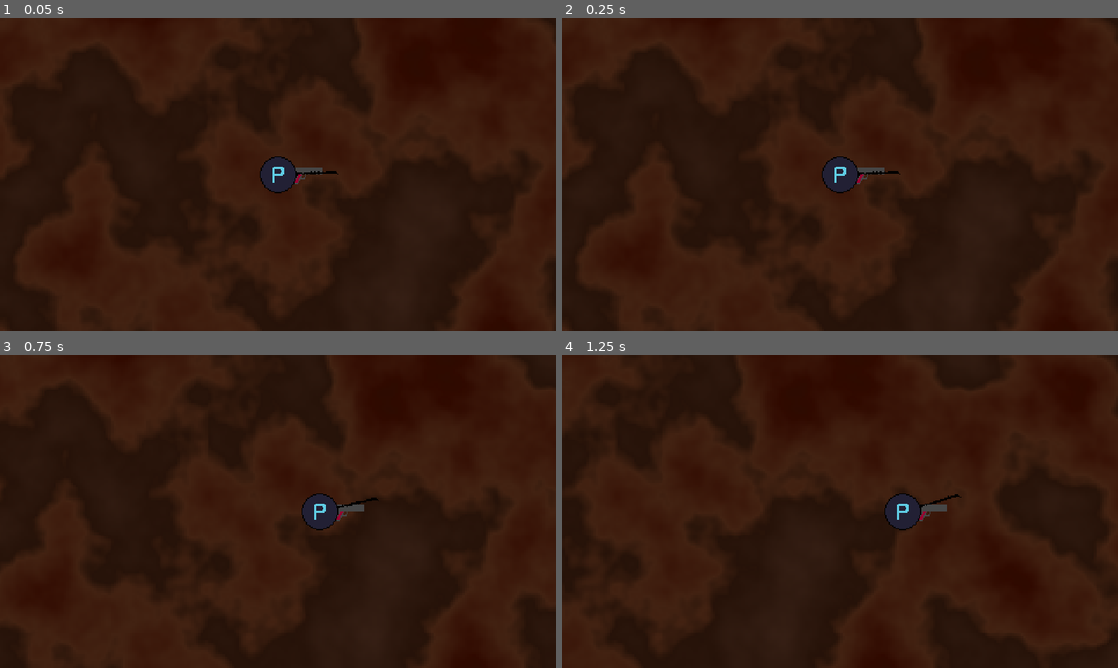
Above: before the commit, frames 1-4 (two rows, left to right).
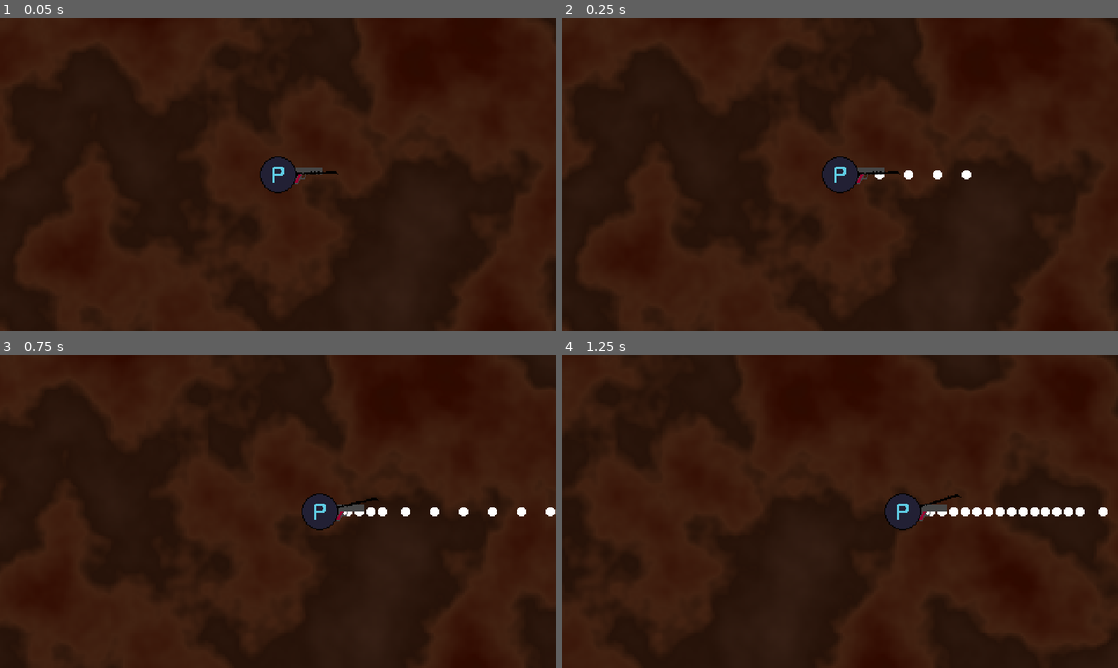
Above: after the commit, the same moments.

Repository: BaldurThor/CGDD
Game: Godot game, scene res://scenes/player.tscn
Two runs of this game, one before a commit and one after it. Both use one fixed random seed, a clock stepped at 60 frames per second and the inputs below. This scene is started directly instead of the project's main scene.
Inputs (mouse positions are in pixels of both pictures, inside the frame that each line leads up to):
- Up to frame 1 (0.05 s): no input
- Up to frame 2 (0.25 s): no input
- Up to frame 3 (0.75 s): tap Enter at 0.5 s; move the mouse to (400, 495) at 0.52 s; hold D (move_right) from 0.53 s (still down)
- Up to frame 4 (1.25 s): keep holding D (move_right)

Frame 1 is identical in both runs. In frame 2, 0.1% of the frame differs, in the area x 56-74%, y 48-52%; in frame 3, 0.4%; in frame 4, 0.6%, in the area x 65-99%, y 48-52%.
Error in both runs: Cannot call method 'get_children' on a null value. (res://scripts/gun_rotation.gd:7)

Commit message:
fix merge conflicts

Diff:
--- a/scenes/bullet.tscn
+++ b/scenes/bullet.tscn
@@ -1,6 +1,6 @@
 [gd_scene load_steps=4 format=3 uid="uid://cjic0x74o4im1"]
 
-[ext_resource type="Script" path="res://scenes/bullet.gd" id="1_y564o"]
+[ext_resource type="Script" path="res://scripts/bullet.gd" id="1_y564o"]
 [ext_resource type="Texture2D" uid="uid://dwrp7cq6ff34o" path="res://assets/bullet.png" id="2_u74nm"]
 
 [sub_resource type="CircleShape2D" id="CircleShape2D_5n58v"]
--- a/scenes/main.tscn
+++ b/scenes/main.tscn
@@ -3,45 +3,11 @@
 [ext_resource type="PackedScene" uid="uid://4772b5hdnvou" path="res://scenes/player.tscn" id="1_v7f6l"]
 [ext_resource type="PackedScene" uid="uid://xw5n4dxry31f" path="res://scenes/enemy.tscn" id="2_wwxhn"]
 [ext_resource type="Script" path="res://scripts/enemy_type.gd" id="3_uj6jn"]
-[ext_resource type="Script" path="res://scenes/gun.gd" id="4_bymit"]
-[ext_resource type="Script" path="res://scenes/node_2d.gd" id="5_5oc2f"]
-[ext_resource type="Script" path="res://scripts/gun_rotation.gd" id="5_b72s8"]
-[ext_resource type="Texture2D" uid="uid://cfyf3iuyo4vwe" path="res://assets/rod_placeholder.png" id="6_d8vb6"]
-[ext_resource type="Texture2D" uid="uid://2kw1cwck5jkk" path="res://assets/gun_placeholder.png" id="6_yrbko"]
 [ext_resource type="Script" path="res://scripts/enemies.gd" id="7_xjop3"]
 
 [node name="Main" type="Node2D"]
 
 [node name="Player" parent="." instance=ExtResource("1_v7f6l")]
-
-[node name="SpawnPath" type="Path2D" parent="Player"]
-curve = SubResource("Curve2D_hs0sl")
-
-[node name="SpawnLocation" type="PathFollow2D" parent="Player/SpawnPath"]
-position = Vector2(-286, -200)
-rotation = -0.00343052
-
-[node name="GunSwivel" type="Node2D" parent="Player"]
-script = ExtResource("5_b72s8")
-
-[node name="Gun" type="Node2D" parent="Player/GunSwivel"]
-position = Vector2(26, 0)
-script = ExtResource("4_bymit")
-
-[node name="Sprite2D" type="Sprite2D" parent="Player/GunSwivel/Gun"]
-texture = ExtResource("6_yrbko")
-
-[node name="AttackTimer" type="Timer" parent="Player/GunSwivel/Gun"]
-
-[node name="RodSwivel" type="Node2D" parent="Player"]
-script = ExtResource("5_5oc2f")
-
-[node name="Rod" type="Node2D" parent="Player/RodSwivel"]
-position = Vector2(30, 0)
-
-[node name="Sprite2D" type="Sprite2D" parent="Player/RodSwivel/Rod"]
-rotation = 0.785398
-texture = ExtResource("6_d8vb6")
 
 [node name="EnemyTimer" type="Timer" parent="."]
 wait_time = 0.5
--- a/scenes/player.tscn
+++ b/scenes/player.tscn
@@ -1,10 +1,11 @@
-[gd_scene load_steps=14 format=3 uid="uid://4772b5hdnvou"]
+[gd_scene load_steps=15 format=3 uid="uid://4772b5hdnvou"]
 
 [ext_resource type="Script" path="res://scripts/player.gd" id="1_8f13i"]
 [ext_resource type="Texture2D" uid="uid://dvihjb0iw3fs7" path="res://assets/player_placeholder.png" id="1_hjk42"]
 [ext_resource type="Shader" path="res://assets/ground.gdshader" id="2_k5ka0"]
 [ext_resource type="Script" path="res://scripts/gun_rotation.gd" id="4_chwgw"]
 [ext_resource type="Texture2D" uid="uid://2kw1cwck5jkk" path="res://assets/gun_placeholder.png" id="5_fle56"]
+[ext_resource type="Script" path="res://scripts/gun.gd" id="5_o3226"]
 [ext_resource type="Script" path="res://scripts/rod_swivel.gd" id="6_swhb5"]
 [ext_resource type="Texture2D" uid="uid://cfyf3iuyo4vwe" path="res://assets/rod_placeholder.png" id="7_l7pv7"]
 
@@ -68,6 +69,9 @@
 
 [node name="Gun" type="Node2D" parent="GunSwivel"]
 position = Vector2(26, 0)
+script = ExtResource("5_o3226")
+
+[node name="AttackTimer" type="Timer" parent="GunSwivel/Gun"]
 
 [node name="Sprite2D" type="Sprite2D" parent="GunSwivel/Gun"]
 texture = ExtResource("5_fle56")
Renamed: scenes/bullet.gd -> scripts/bullet.gd
Renamed: scenes/gun.gd -> scripts/gun.gd
